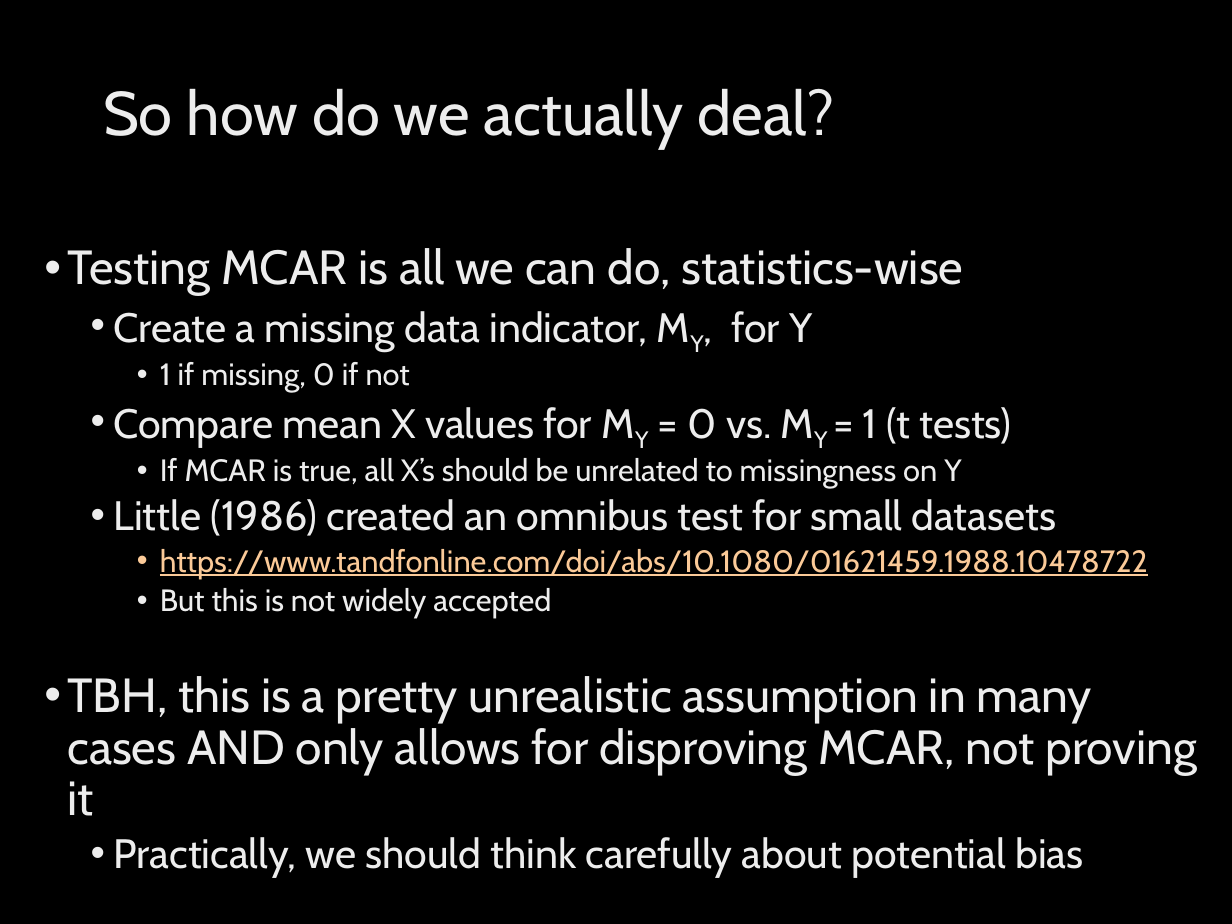
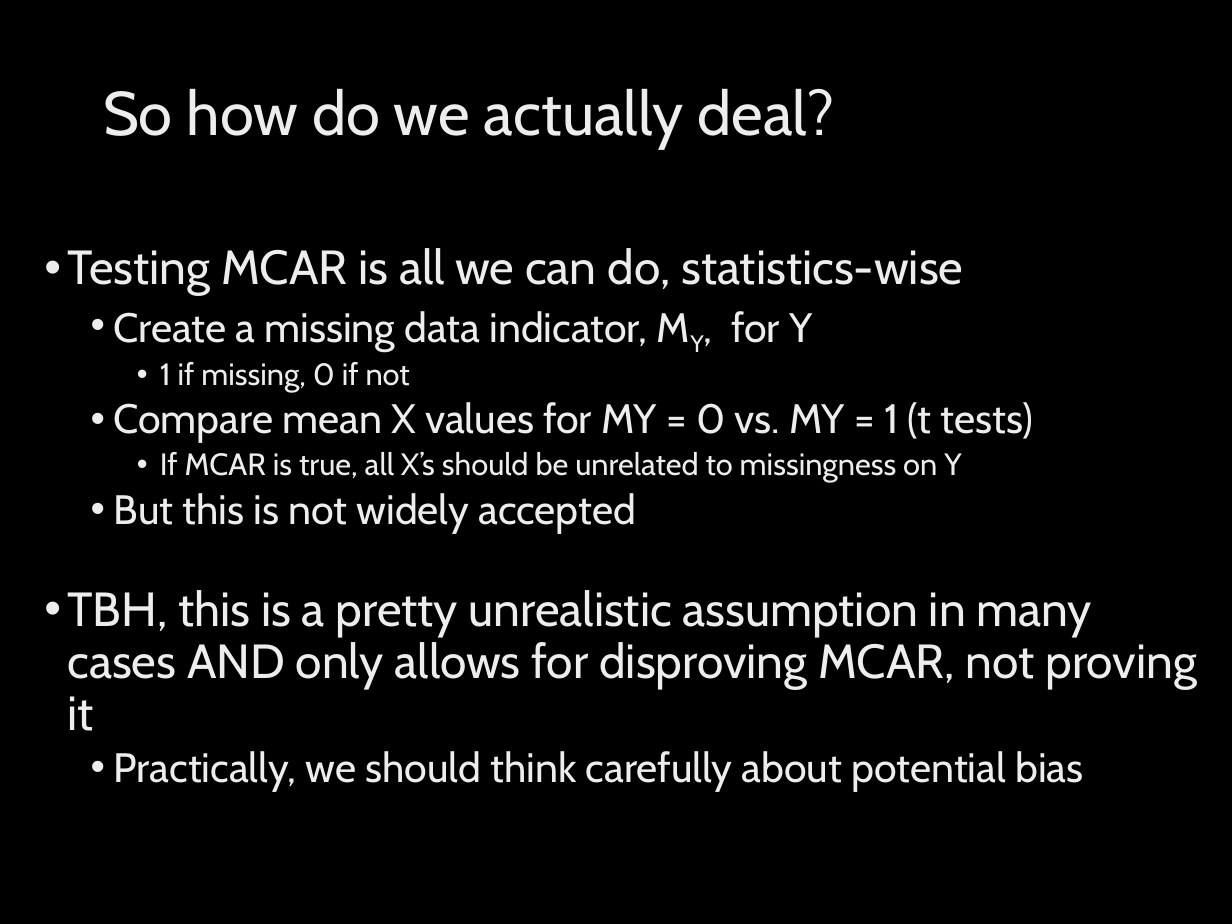
Before and after one commit to mhalvo/missingdata, a slide deck: slide 36 of MissingDataWorkshop2018.pptx (slide 35 before the commit). Drawn at 1232x924 pixels with LibreOffice and Linux fonts; fonts in the diff are those of the drawing; background and template pictures are left out. Boxes give left, top, right and bottom in pixels: in the first picture for what was removed or moved away, otherwise in the second. Text is boxed around its words. In the diff, an @@ line names an element or a change of style, - is before the commit and + after.

```diff
--- a/MissingDataWorkshop2018.pptx
+++ b/MissingDataWorkshop2018.pptx
@@ text at box(114, 402, 1033, 533): now on the baseline in "MY MY"; size 18 to 24 pt in "But this is not widely accepted"; list level 3 to 2 in "But this is not widely ..." @@
@@ text at box(114, 499, 1148, 578): paragraphs removed @@
-  • Little (1986) created an omnibus test for small datasets
-    • https://www.tandfonline.com/doi/abs/10.1080/01621459.1988.10478722
```
Also in this commit, not shown: 5 other slides changed, 10 slides added, 3 other files.
